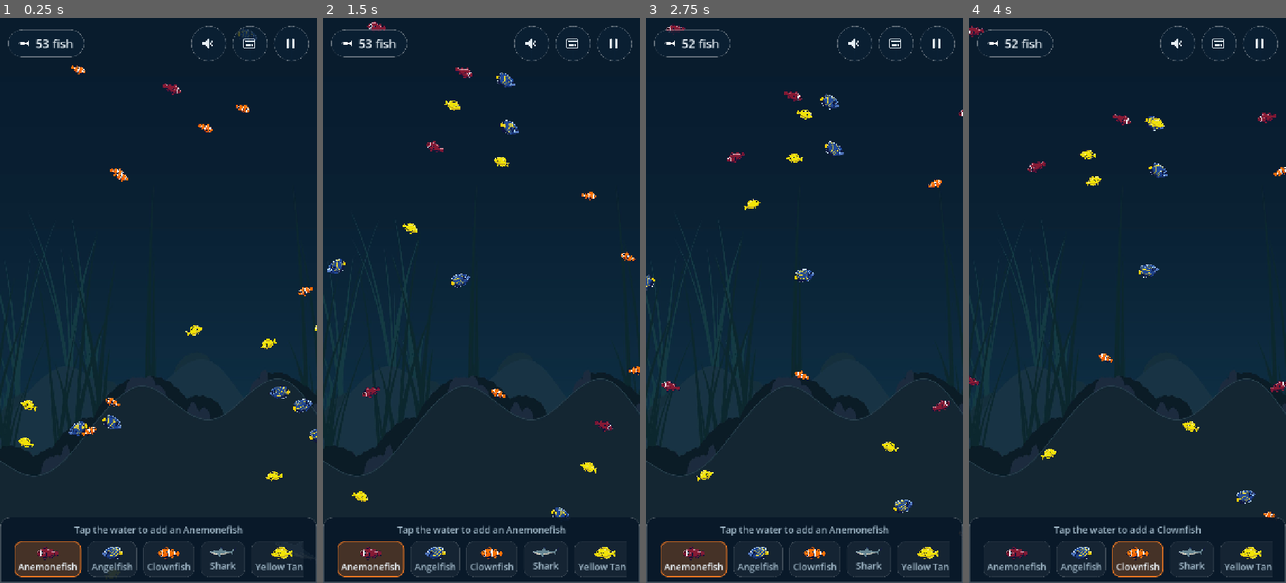
Above: before the commit, frames 1-4 (left to right).
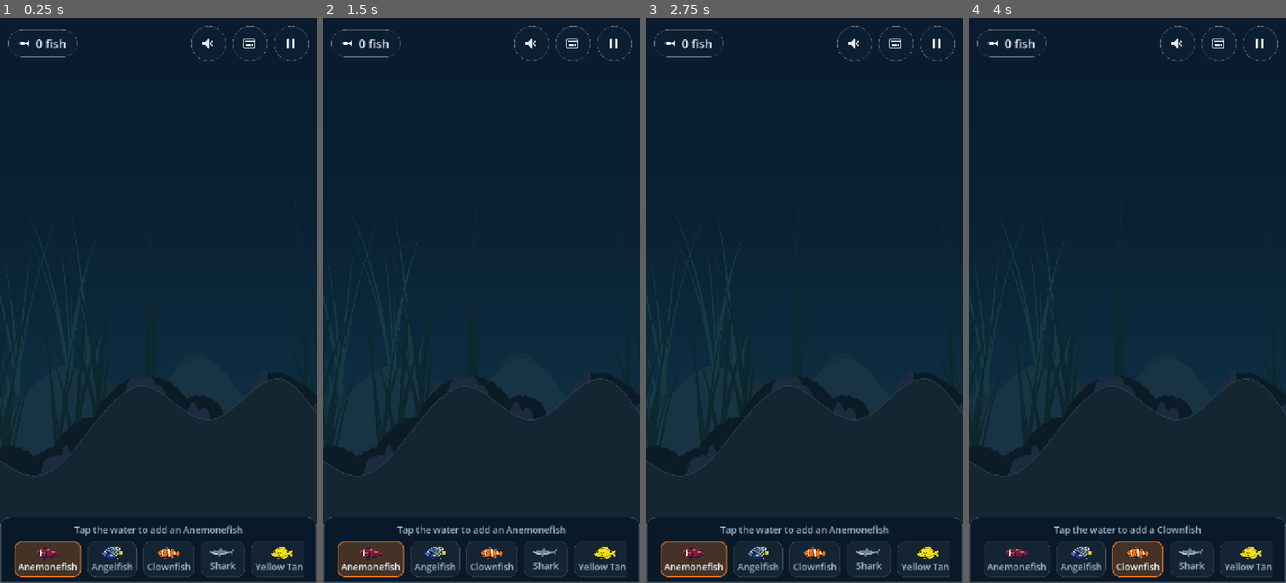
Above: after the commit, the same moments.

Repository: dfoster42/aquariam_v2
Game: Godot game, scene res://scenes/main.tscn
Two runs of this game, one before a commit and one after it. Both use one fixed random seed, a clock stepped at 60 frames per second and the inputs below.
Inputs (mouse positions are in pixels of both pictures, inside the frame that each line leads up to):
- Up to frame 1 (0.25 s): no input
- Up to frame 2 (1.5 s): click (573, 46) at 0.5 s; click "New aquarium" at 1.25 s
- Up to frame 3 (2.75 s): click "Anemonefish" at 2 s
- Up to frame 4 (4 s): click "Angelfish" at 2.75 s; click "Clownfish" at 3.5 s

The runs differ from the first frame. In frame 1, 1.3% of the frame differs, in the area x 5-100%, y 1-82%; in frame 2, 1.3%, in the area x 1-100%, y 0-89%; in frame 3, 1.2%; in frame 4, 1.2%.

Commit message:
A new aquarium opens empty
Starting one gave 55 fish — the sum of every species' starting_count — which made
"start a new aquarium" mean "start someone else's aquarium". The tank no longer seeds
itself at all; restore() finds nothing to restore and the dock's hint line is the
instruction to fill it.

seed_starting_population() is now public and called by nobody in the app. It is how the
simulation tests and tools/screenshot.gd stand a representative tank up in one line, and
the counts stay the tuned ones, so what it produces is the population the tank settles
at rather than an arbitrary crowd.

The smoke test asserts the empty-tank contract before stocking itself, so a tank that
started seeding again could not hide behind a passing test. The long-absence case in
offline_restore_test clears first: the earlier case leaves a grown tank in that slot, so
seeding on top stocked it twice and a 3-hour absence read as a 186 -> 134 collapse.

An emptied tank stays empty over an absence — Offline.project() already returns a
population of zero unchanged.

Also, separately: a new tank takes the first "Aquarium N" that is free instead of one
past the slot count, which repeated a name as soon as a tank was deleted. The simulator
had two tanks both called "Aquarium 2".

Verified on an iPhone 17 Pro simulator: New aquarium gives 0 fish. Full suite green.

Co-Authored-By: Claude Opus 5 <noreply@anthropic.com>

Diff:
--- a/scripts/aquarium.gd
+++ b/scripts/aquarium.gd
@@ -97,8 +97,11 @@
 	background.modulate = backdrop_tint
 	_fit_background()
 
-	if not restore(TankStore.read()):
-		_seed_starting_population()
+	# A new aquarium opens EMPTY and the player fills it. There is no seeding step:
+	# restore() simply finds nothing to restore, and the picker's hint line is the
+	# instruction. Stocking a new tank with 55 fish made "start a new aquarium" mean
+	# "start someone else's aquarium".
+	restore(TankStore.read())
 
 ## The largest step a fish will take in one frame. After a stall, an unclamped delta
 ## teleports every fish across the tank in a single tick.
@@ -485,7 +488,13 @@
 func save() -> Error:
 	return TankStore.save(self)
 
-func _seed_starting_population() -> void:
+## Stocks the tank with each species' `starting_count`, scattered at random.
+##
+## Nothing in the app calls this — a new aquarium opens empty. It is how the simulation
+## tests and tools/screenshot.gd stand up a representative tank in one line, and the
+## counts are the tuned ones, so what they produce is the population the tank settles
+## at rather than an arbitrary crowd.
+func seed_starting_population() -> void:
 	for species in available_species:
 		for i in species.starting_count:
 			spawn(species, _random_point())
--- a/scripts/fish_species.gd
+++ b/scripts/fish_species.gd
@@ -31,9 +31,12 @@
 @export_range(0.0, 400.0, 5.0) var breed_distance: float = 0.0
 ## Carrying capacity for this species. Breeding stops at the cap; the tank does not.
 @export_range(0, 500, 1) var capacity: int = 40
-## How many of this species a fresh tank opens with. Seeding an equal number of every
-## species gives a new tank as many sharks as clownfish, and the prey are eaten before
-## any of them can pair.
+## How many of this species `Aquarium.seed_starting_population()` puts in a tank.
+##
+## NOT what a player sees: a new aquarium opens empty and is filled by tapping. This is
+## the tuned starting mix the simulation tests and the screenshot tool stand a tank up
+## with. An equal number of every species would give as many sharks as clownfish, and
+## the prey would be eaten before any of them could pair.
 @export_range(0, 100, 1) var starting_count: int = 3
 
 @export_group("Appetite")
--- a/scripts/ui.gd
+++ b/scripts/ui.gd
@@ -210,10 +210,23 @@
 
 func _create() -> void:
 	_aquarium.save()
-	var id := TankStore.create_slot("Aquarium %d" % (TankStore.slots().size() + 1))
+	var id := TankStore.create_slot(_next_tank_name())
 	if id == "":
 		return
 	_reload()
+
+## The first "Aquarium N" no tank is already using.
+##
+## Numbering by the slot count repeats a name as soon as one is deleted: two tanks both
+## called "Aquarium 2" is a switcher that cannot tell you which is which.
+func _next_tank_name() -> String:
+	var taken: Dictionary = {}
+	for slot: Variant in TankStore.slots():
+		taken[str(slot.get("name", ""))] = true
+	var index := TankStore.slots().size() + 1
+	while taken.has("Aquarium %d" % index):
+		index += 1
+	return "Aquarium %d" % index
 
 ## Deleting a tank destroys years of a player's fish in one tap, so it asks first.
 func _confirm_delete(slot_id: String, name: String) -> void:
--- a/test/ecosystem_test.gd
+++ b/test/ecosystem_test.gd
@@ -39,6 +39,9 @@
 	return true
 
 func _run() -> void:
+	# A tank opens empty now, so the simulation seeds its own starting mix.
+	_tank.seed_starting_population()
+
 	# Two sharks on top of a seeded tank: enough predation to matter.
 	var shark := _species_named("Shark")
 	for i in 1:
--- a/test/offline_restore_test.gd
+++ b/test/offline_restore_test.gd
@@ -27,6 +27,8 @@
 	root.add_child(first)
 	var tank: Aquarium = first.get_node("Aquarium")
 
+	# A new tank opens empty; an absence is only interesting over a stocked one.
+	tank.seed_starting_population()
 	var before := tank.population()
 	var oldest_before := _oldest_age(tank)
 	_check(TankStore.save(tank) == OK, "saving failed")
@@ -84,6 +86,11 @@
 	seed_tank.get_node("Aquarium").autosave_interval = 0.0
 	root.add_child(seed_tank)
 	var tank: Aquarium = seed_tank.get_node("Aquarium")
+	# Cleared first: the earlier case has already saved a grown tank into this slot, so
+	# this instance restores it and seeding on top would stock it twice. The check wants
+	# a known starting mix, not whatever the previous case happened to leave.
+	tank.clear_tank()
+	tank.seed_starting_population()
 	var before := tank.population()
 	TankStore.save(tank)
 
--- a/test/slots_test.gd
+++ b/test/slots_test.gd
@@ -59,6 +59,7 @@
 func _check_isolation() -> void:
 	var slot_a := TankStore.active_slot()
 	var tank_a := _new_tank()
+	tank_a.seed_starting_population()
 	var count_a := tank_a.population()
 	TankStore.save(tank_a, slot_a)
 
--- a/test/smoke_test.gd
+++ b/test/smoke_test.gd
@@ -50,13 +50,20 @@
 		_check(not seen_species.has(species.resource_path),
 			"species %s is listed twice" % species.display_name)
 		seen_species.append(species.resource_path)
+	# A new aquarium opens empty and the player fills it. This is the contract, so it is
+	# asserted rather than assumed — everything below needs fish, and a tank that seeded
+	# itself again would hide the regression behind a passing test.
+	_check(_tank.population() == 0,
+		"a new tank should open empty, got %d fish" % _tank.population())
+
 	# Derived, not hardcoded: seeding follows each species' starting_count, so a tuning
 	# change should not read as a test failure.
 	var seeded := 0
 	for species: FishSpecies in _tank.available_species:
 		seeded += species.starting_count
+	_tank.seed_starting_population()
 	_check(_tank.population() == seeded,
-		"expected %d seeded fish, got %d" % [seeded, _tank.population()])
+		"seeding should give %d fish, got %d" % [seeded, _tank.population()])
 	_check(_tank.bounds().size == _tank.tank_size, "bounds %s do not match tank_size %s" % [_tank.bounds().size, _tank.tank_size])
 
 	_check_ui_passes_touches()
--- a/tools/screenshot.gd
+++ b/tools/screenshot.gd
@@ -26,6 +26,11 @@
 	_main = load("res://scenes/main.tscn").instantiate()
 	root.add_child(_main)
 	_ui = _main.get_node("UI")
+	# A new tank opens empty, and empty water says nothing about the controls. Only
+	# when there is no save to show, so a real tank is photographed as it is.
+	var tank: Aquarium = _main.get_node("Aquarium")
+	if tank.population() == 0:
+		tank.seed_starting_population()
 
 func _process(_delta: float) -> bool:
 	_frames += 1
Not shown, changed: README.md
